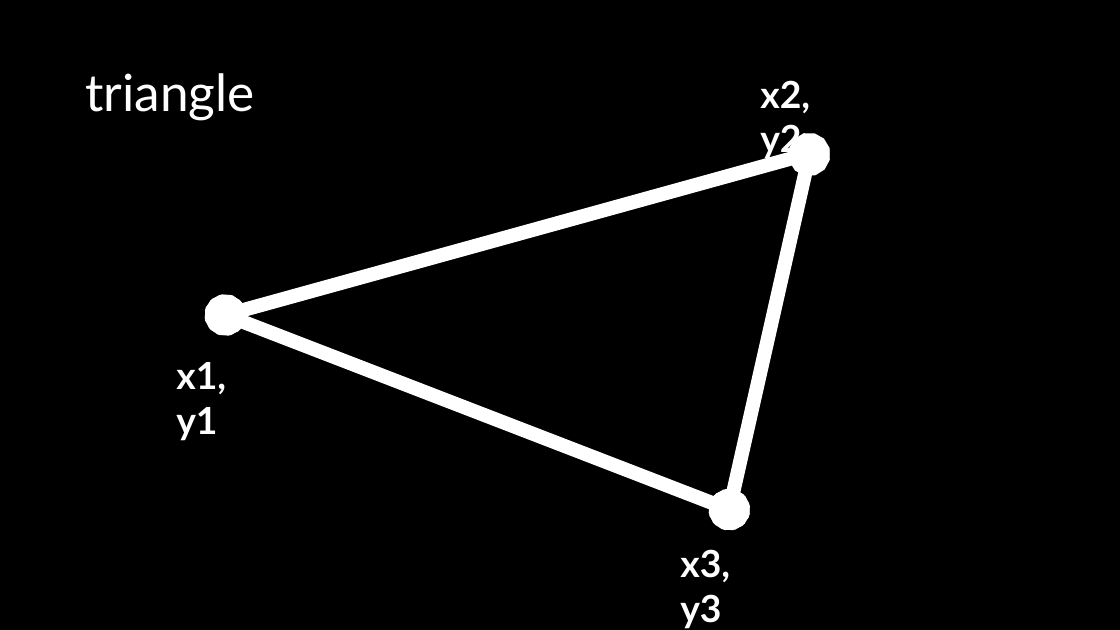
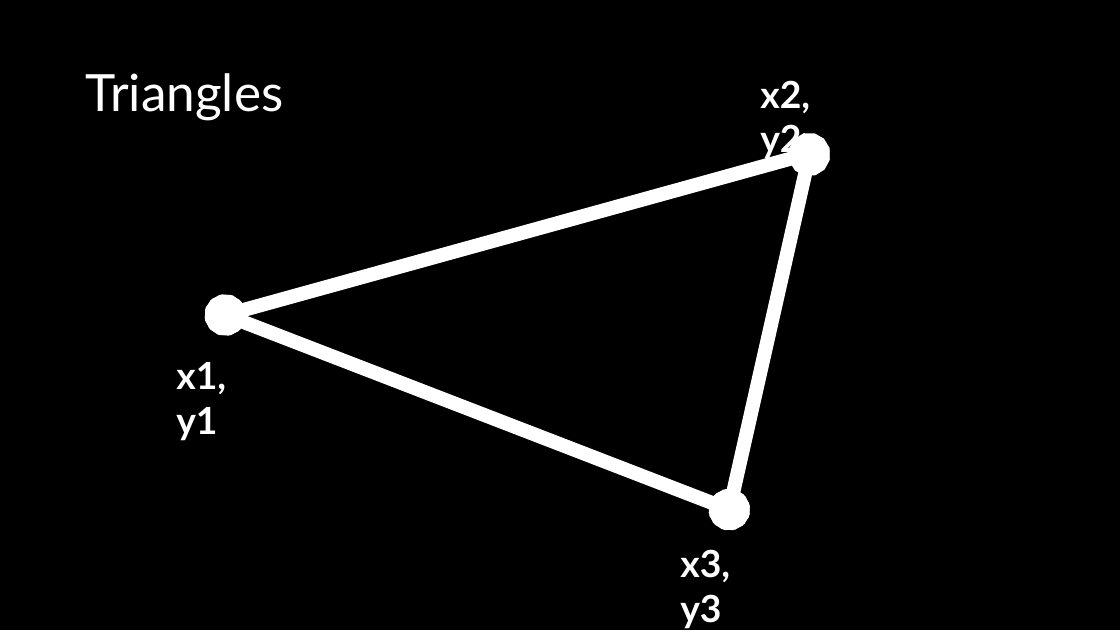
Before and after one commit to crhallberg/IMM120, a slide deck: slide 16 of Presentations/2018-09-11 - Drawing on a Screen.pptx (slide 12 before the commit). Drawn at 1120x630 pixels with LibreOffice and Linux fonts; fonts in the diff are those of the drawing. Boxes give left, top, right and bottom in pixels: in the first picture for what was removed or moved away, otherwise in the second. Text is boxed around its words. In the diff, an @@ line names an element or a change of style, - is before the commit and + after.

```diff
--- a/Presentations/2018-09-11 - Drawing on a Screen.pptx
+++ b/Presentations/2018-09-11 - Drawing on a Screen.pptx
@@ title at bbox=[85, 73, 283, 120]: text changed @@
-triangle
+Triangles
```
Also in this commit, not shown: 11 other slides changed, 35 slides added, 3 slides removed, 8 other files.
